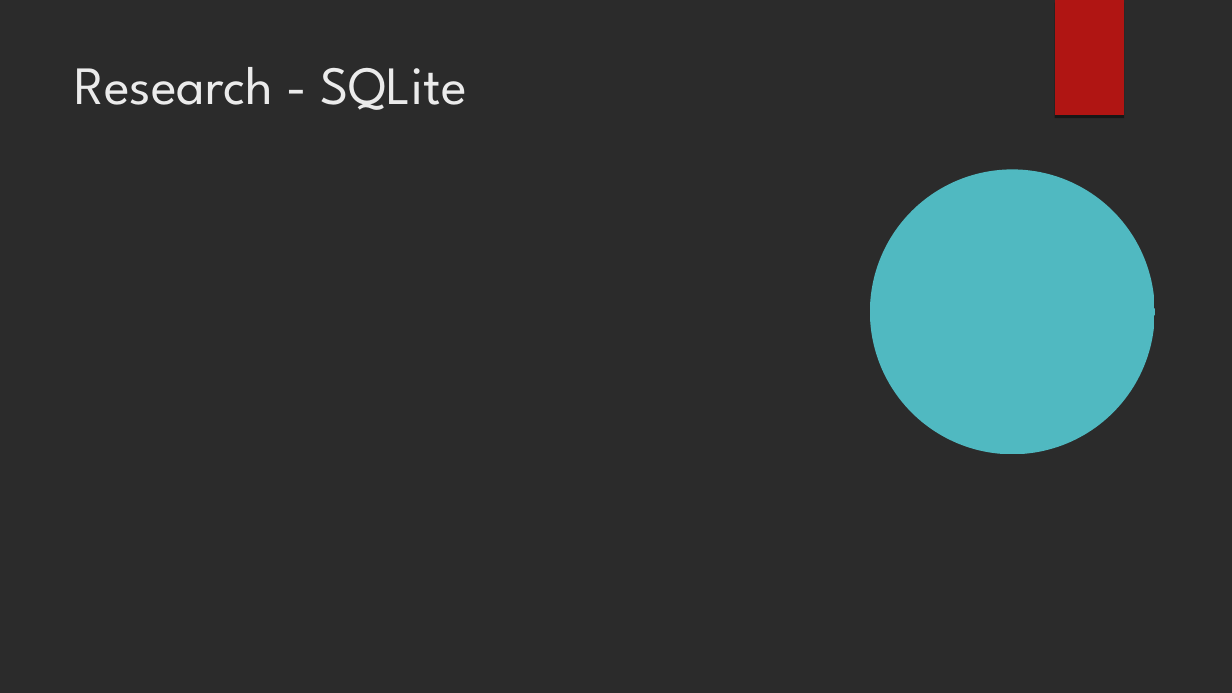
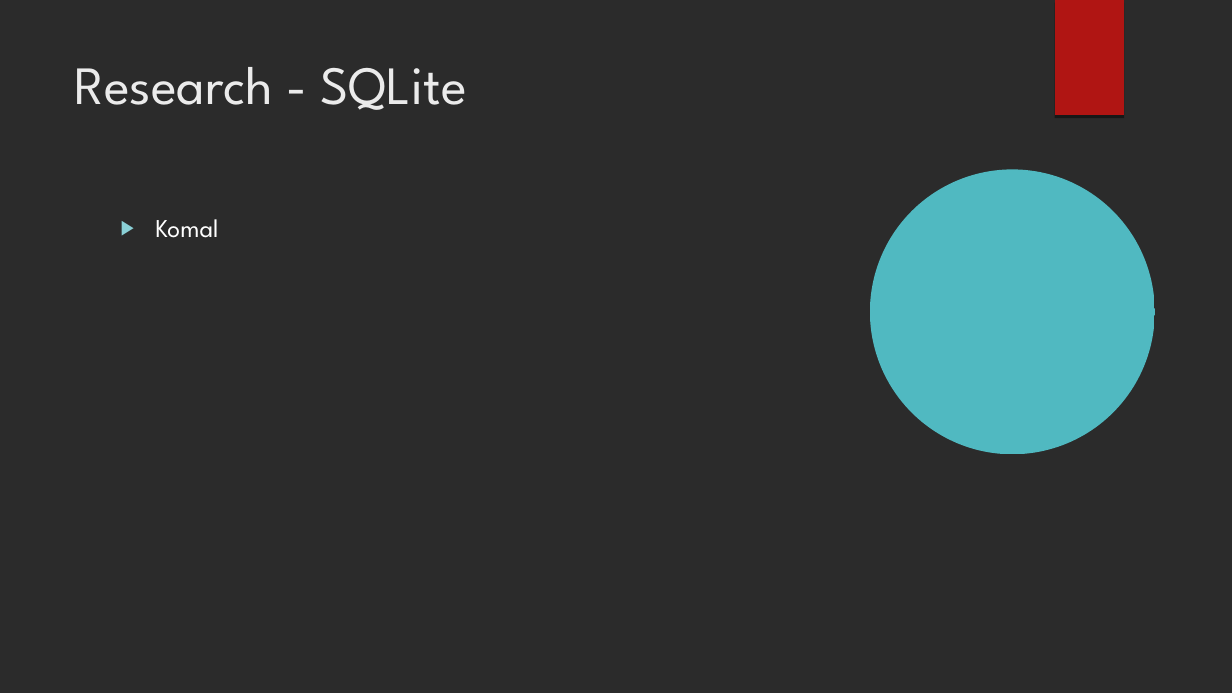
Before and after one commit to BenB33/ProfessionalismTeam2, a slide deck: slide 11 of PIM – Phase 1.odp. Drawn at 1232x693 pixels with LibreOffice and Linux fonts; fonts in the diff are those of the drawing; background and template pictures are left out; a plain dark background stands for a picture behind light text. Boxes give left, top, right and bottom in pixels: in the first picture for what was removed or moved away, otherwise in the second. Text is boxed around its words. In the diff, an @@ line names an element or a change of style, - is before the commit and + after.

```diff
--- a/PIM – Phase 1.odp
+++ b/PIM – Phase 1.odp
@@ text added at bbox=[155, 219, 218, 238], 20 pt, text #FFFFFF @@
+▶ Komal
```
Also in this commit, not shown: 8 other slides changed, 3 slides added, 7 slides removed.
